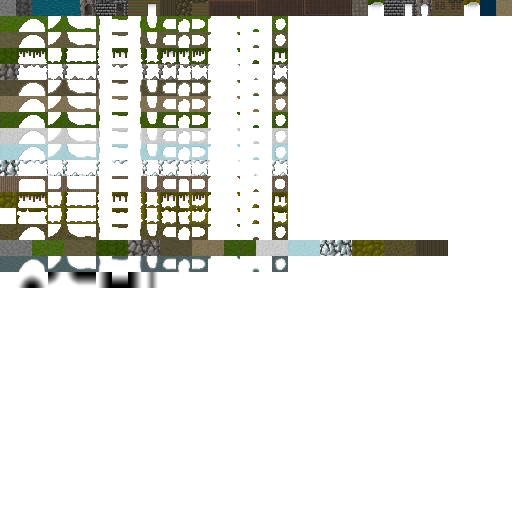
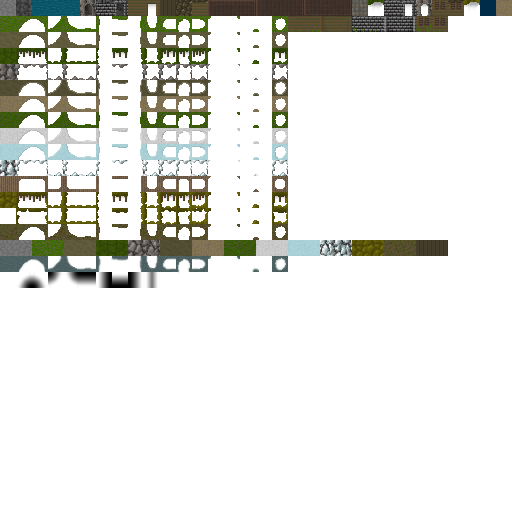
Two versions of the same layered image (512 × 512). Layer-by-layer changes:
painted on "foreground" over [288, 16, 448, 32]
